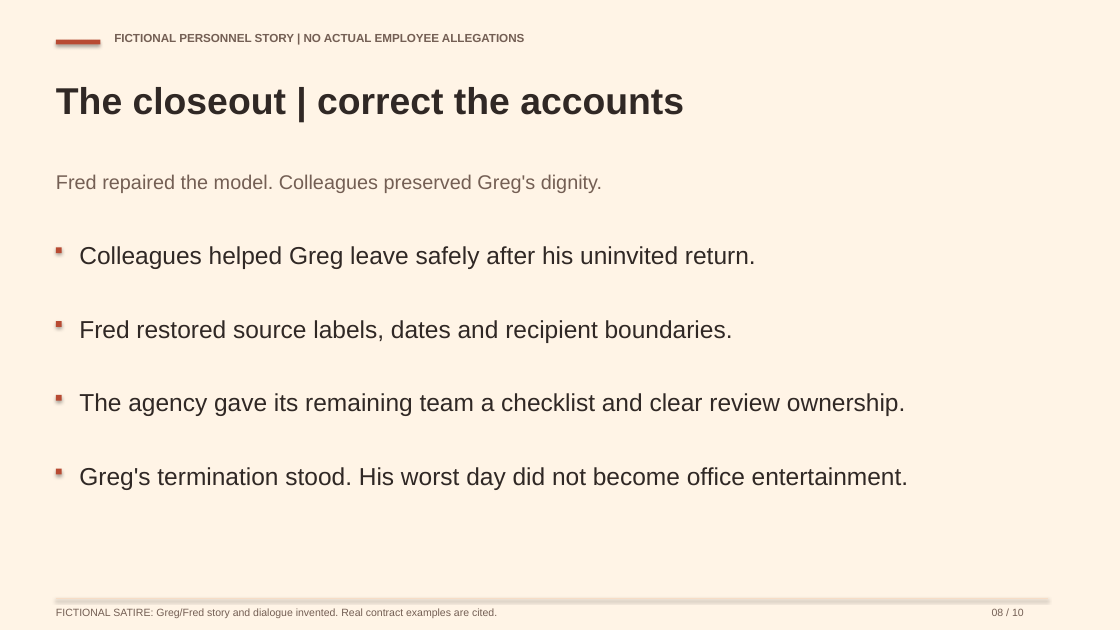
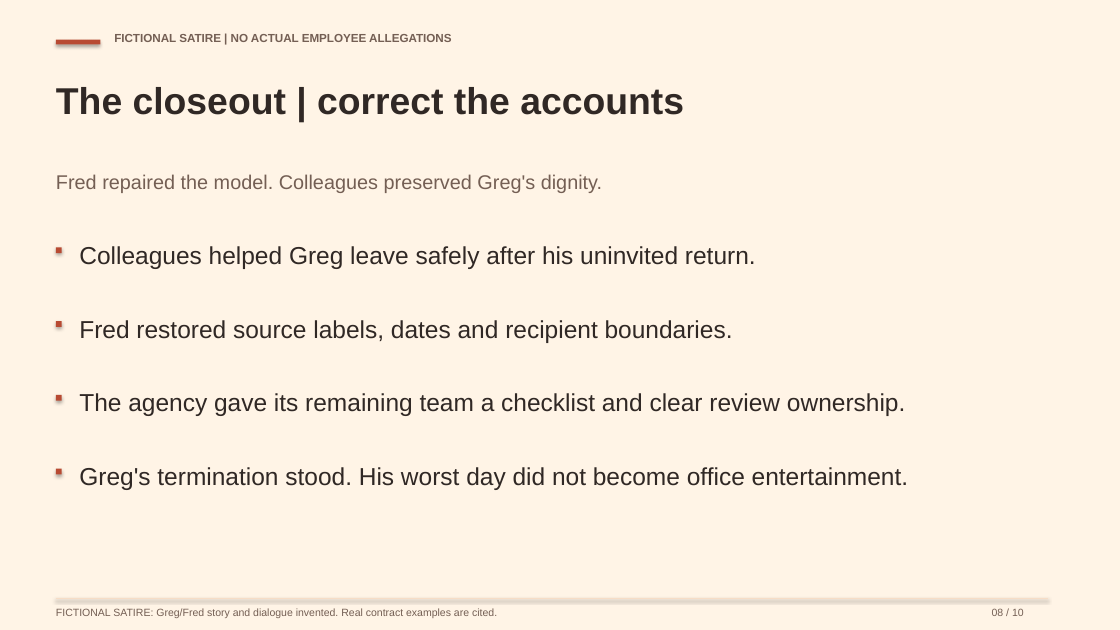
Before and after one commit to Etdev2/sweet-potato-fried-test, a slide deck: slide 8 of ST-1/decks/st1-greg-versus-fred.pptx. Drawn at 1120x630 pixels with LibreOffice and Linux fonts; fonts in the diff are those of the drawing. Boxes give left, top, right and bottom in pixels: in the first picture for what was removed or moved away, otherwise in the second. Text is boxed around its words. In the diff, an @@ line names an element or a change of style, - is before the commit and + after.

```diff
--- a/ST-1/decks/st1-greg-versus-fred.pptx
+++ b/ST-1/decks/st1-greg-versus-fred.pptx
@@ text at [114,34,451,42]: text changed @@
-FICTIONAL PERSONNEL STORY | NO ACTUAL EMPLOYEE ALLEGATIONS
+FICTIONAL SATIRE | NO ACTUAL EMPLOYEE ALLEGATIONS
```
Also in this commit, not shown: 9 other slides changed, 27 other files.
